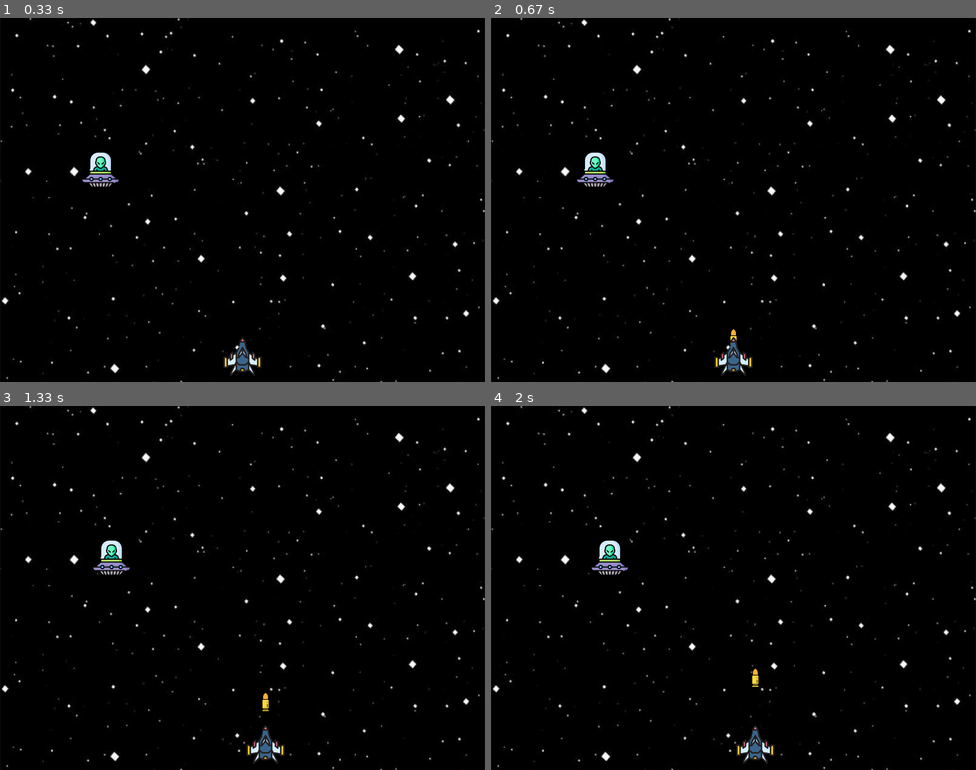
Above: before the commit, frames 1-4 (two rows, left to right).
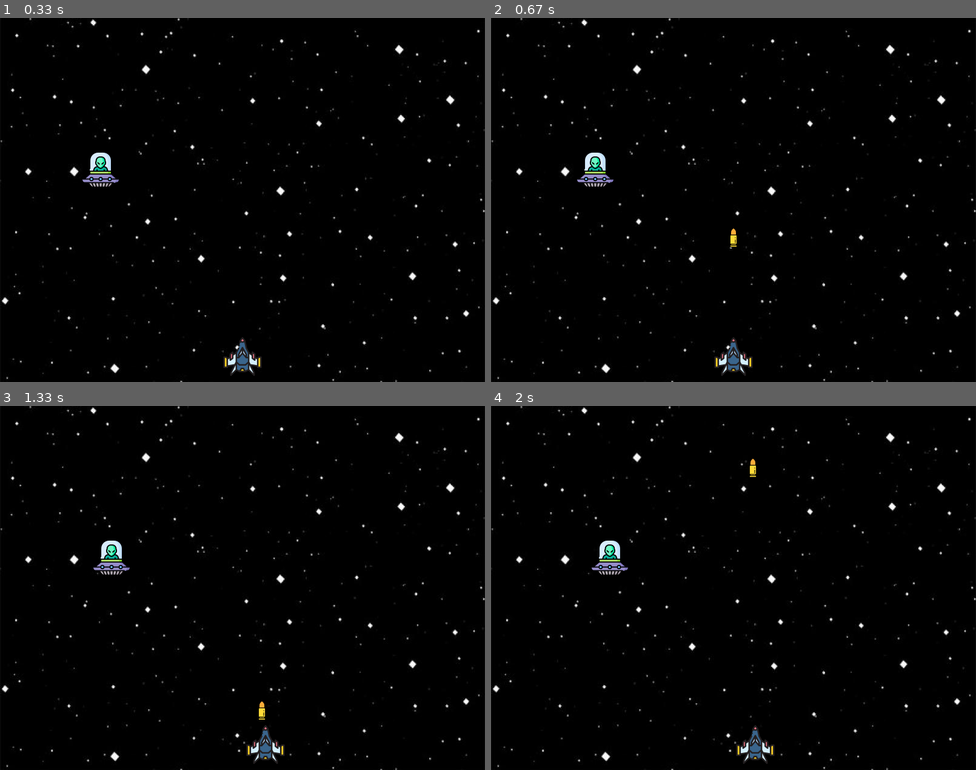
Above: after the commit, the same moments.

Repository: Hoklifter/studies
Game: pygame game, started from Python/pygame/Space Invaders/main.py
The game is run twice, just before and just after one commit, with the same random seed, the same clock (stepped at 60 frames per second) and the same inputs.
Inputs:
- Up to frame 1 (0.33 s): no input
- Up to frame 2 (0.67 s): tap Space at 0.33 s
- Up to frame 3 (1.33 s): hold Right 0.67-1.13 s; tap Space at 0.73, 1.03, 1.23 s; hold Right from 1.17 s (still down)
- Up to frame 4 (2 s): tap Space at 1.53, 1.73 s; release Right at 1.63 s; hold Left from 1.67 s (still down)

Frame 1 is identical in both runs. In frame 2, less than 0.1% of the frame differs, in the area x 49-51%, y 57-91%; in frame 3, less than 0.1%; in frame 4, 0.1%, in the area x 53-56%, y 14-78%.

Commit message:
Shooting Multiple Bullets at Space Invaders

Diff:
--- a/Python/pygame/Space Invaders/main.py
+++ b/Python/pygame/Space Invaders/main.py
@@ -44,13 +44,13 @@
 bulletImg = pygame.image.load('bullet32.png')
 bulletX = 0
 bulletY = playerY
-bulletY_change = 1
+bulletY_change = 10
 bullet_state = 'ready'
 
 def fire_bullet(x, y):
     global bullet_state
     bullet_state = 'fire'
-    screen.blit(bulletImg, (x + 16, y + 5))
+    screen.blit(bulletImg, (x + 16, y + 10))
 
 # Game Loop
 running = True
@@ -74,8 +74,10 @@
                 playerX_change = 1
 
             if event.key == pygame.K_SPACE:
-                print('fire')
-                fire_bullet(playerX, bulletY)
+                if bullet_state == 'ready':
+                    # Get current x coordinate of the player
+                    bulletX = playerX
+                    bullet_state = 'fire'
 
         if event.type == pygame.KEYUP:
             if event.key == pygame.K_LEFT or event.key == pygame.K_RIGHT:
@@ -101,8 +103,12 @@
         enemyY += enemyY_change
 
     # Bullet Movement
-    if bullet_state is 'fire':
-        fire_bullet(playerX, bulletY)
+    if bulletY <= 0:
+        bulletY = playerY
+        bullet_state = 'ready'
+
+    if bullet_state == 'fire':
+        fire_bullet(bulletX, bulletY)
         bulletY -= bulletY_change
 
     player(playerX, playerY)
